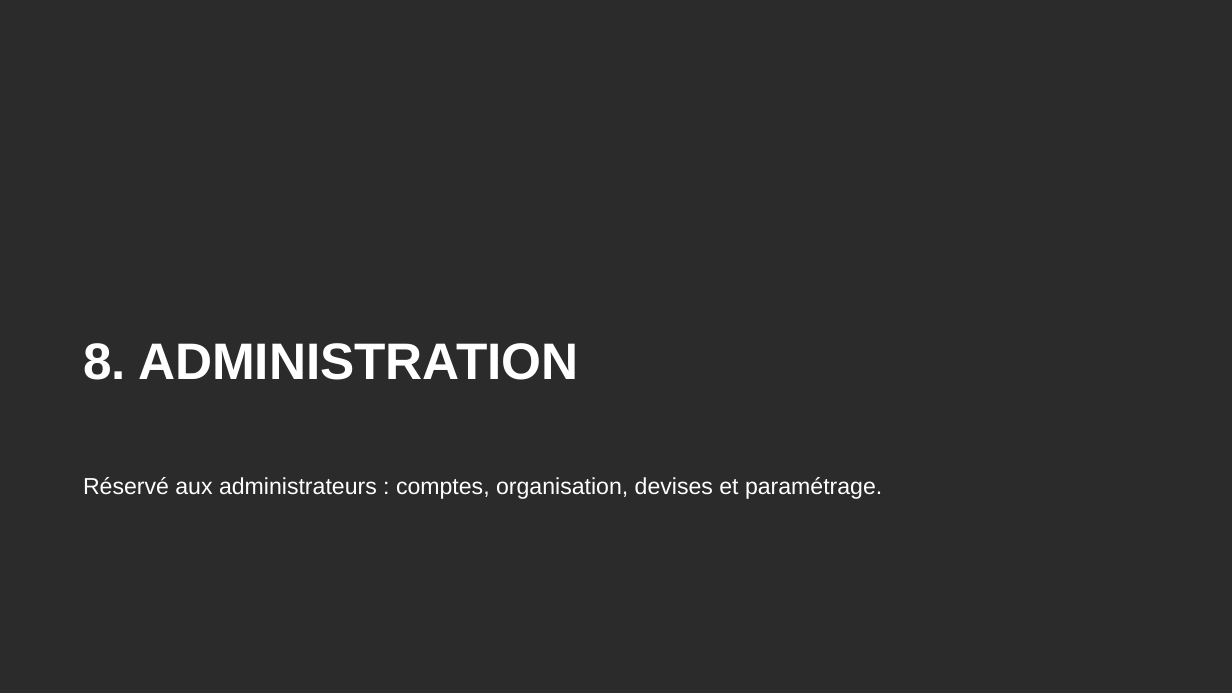
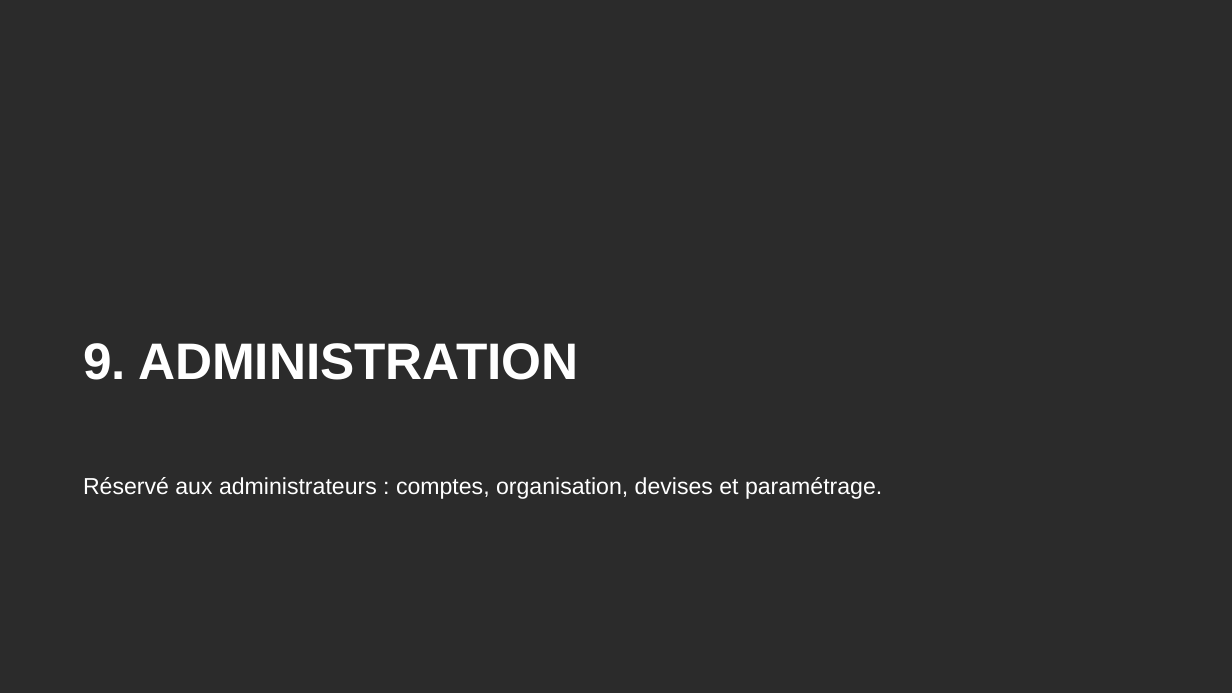
Before and after one commit to tariqeddoumi/Entreprise-scoring-cl, a slide deck: slide 59 of docs/guides/Guide_utilisateur_outil_notation.pptx (slide 50 before the commit). Drawn at 1232x693 pixels with LibreOffice and Linux fonts; fonts in the diff are those of the drawing; background and template pictures are left out; a plain dark background stands for a picture behind light text. Boxes give left, top, right and bottom in pixels: in the first picture for what was removed or moved away, otherwise in the second. Text is boxed around its words. In the diff, an @@ line names an element or a change of style, - is before the commit and + after.

```diff
--- a/docs/guides/Guide_utilisateur_outil_notation.pptx
+++ b/docs/guides/Guide_utilisateur_outil_notation.pptx
@@ title at <box>83,343,578,380</box>: text changed @@
-8. ADMINISTRATION
+9. ADMINISTRATION
```
Also in this commit, not shown: 11 other slides changed, 9 slides added, 3 other files.
